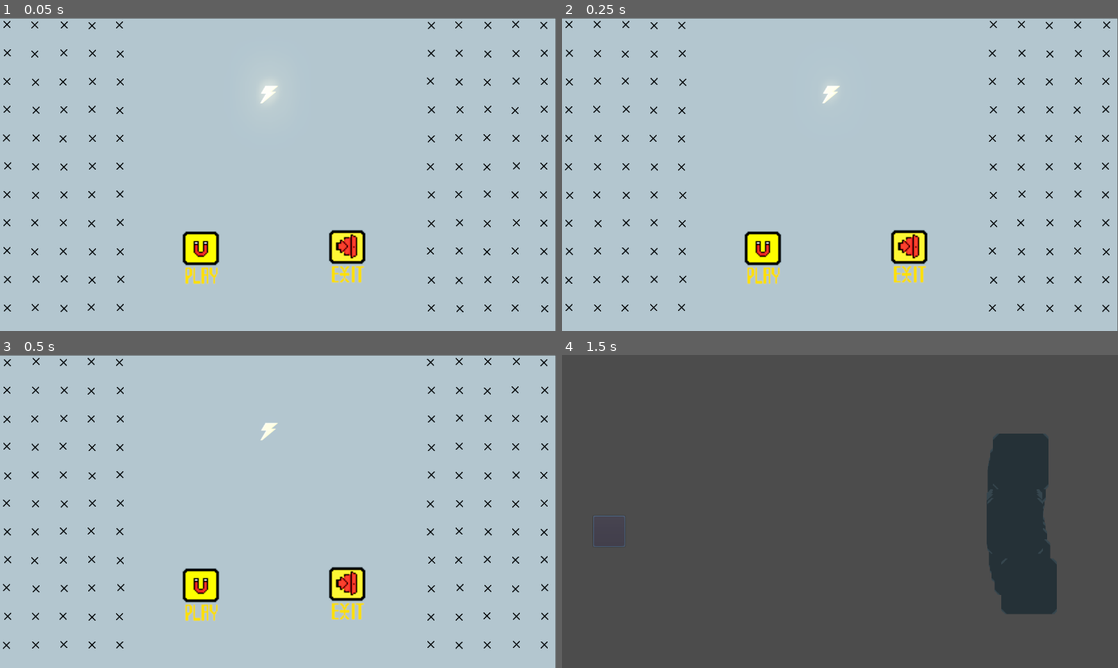
Above: before the commit, frames 1-4 (two rows, left to right).
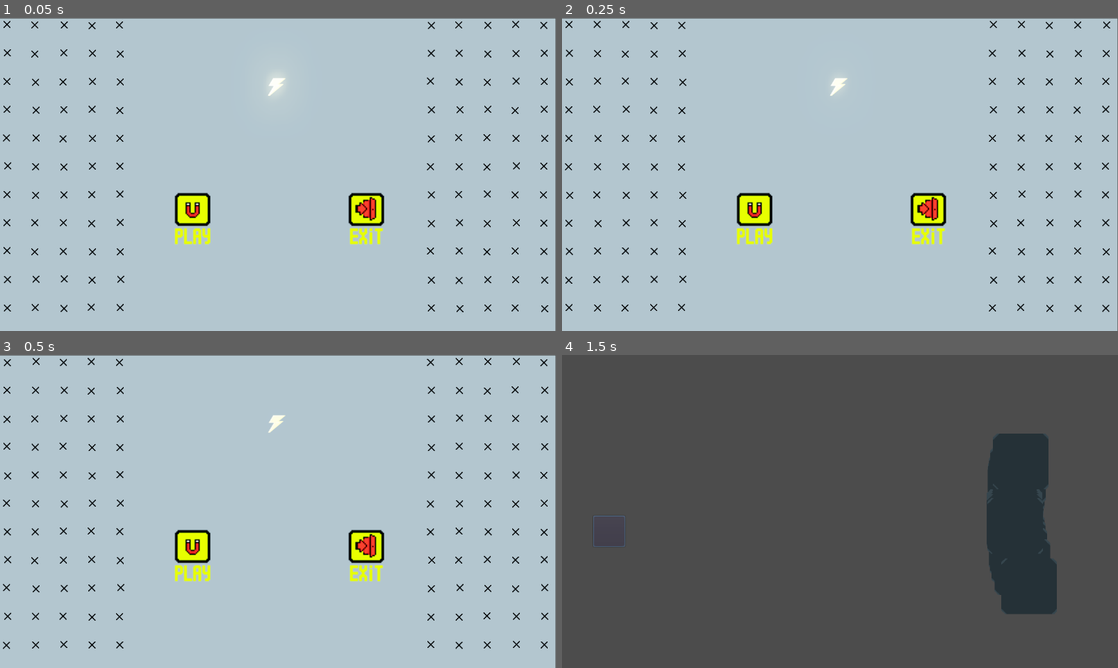
Above: after the commit, the same moments.

Repository: Gamedev-do-Hiroshi/changecharge
Game: Godot game, scene res://scenes/Title_Screen.tscn
The game is run twice, just before and just after one commit, with the same random seed, the same clock (stepped at 60 frames per second) and the same inputs. This scene is started directly instead of the project's main scene.
Inputs (mouse positions are in pixels of both pictures, inside the frame that each line leads up to; where the layout moved, square brackets give the same spot in the first picture):
- Up to frame 1 (0.05 s): no input
- Up to frame 2 (0.25 s): no input
- Up to frame 3 (0.5 s): no input
- Up to frame 4 (1.5 s): click (756, 555) [806, 608] at 0.5 s; click (606, 530) at 1.25 s

The runs differ from the first frame. In frame 1, 3.5% of the frame differs, in the area x 31-70%, y 19-86%; in frame 2, 3.5%; in frame 3, 3.5%; in frame 4, nothing differs.

Commit message:
Botões ajustados (não tanto)

Diff:
--- a/Game/project.godot
+++ b/Game/project.godot
@@ -23,6 +23,7 @@
 
 window/size/width=1280
 window/size/height=720
+window/size/resizable=false
 
 [rendering]
 
--- a/Game/scenes/Title_Screen.tscn
+++ b/Game/scenes/Title_Screen.tscn
@@ -2,8 +2,8 @@
 
 [ext_resource path="res://scenes/Back_ground.tscn" type="PackedScene" id=1]
 [ext_resource path="res://Sprites/font/Cyberoise.ttf" type="DynamicFontData" id=2]
-[ext_resource path="res://Sprites/Main Menu/Play Button.png" type="Texture" id=3]
-[ext_resource path="res://Sprites/Main Menu/Exit Button (2).png" type="Texture" id=4]
+[ext_resource path="res://Sprites/Main Menu/exit_button.png" type="Texture" id=3]
+[ext_resource path="res://Sprites/Main Menu/play_button.png" type="Texture" id=4]
 [ext_resource path="res://Sprites/Main Menu/lightning.png" type="Texture" id=5]
 [ext_resource path="res://scripts/Title_Screen.gd" type="Script" id=6]
 
@@ -43,11 +43,12 @@
 [node name="Back_ground" parent="." instance=ExtResource( 1 )]
 
 [node name="TextureButton" type="TextureButton" parent="."]
-margin_left = 286.182
-margin_top = 365.774
-margin_right = 844.182
-margin_bottom = 806.774
-texture_normal = ExtResource( 3 )
+margin_left = 400.0
+margin_top = 400.0
+margin_right = 487.0
+margin_bottom = 526.0
+rect_pivot_offset = Vector2( 43.5, 63 )
+texture_normal = ExtResource( 4 )
 expand = true
 stretch_mode = 6
 __meta__ = {
@@ -55,11 +56,12 @@
 }
 
 [node name="TextureButton2" type="TextureButton" parent="."]
-margin_left = 623.359
-margin_top = 363.137
-margin_right = 1181.36
-margin_bottom = 804.137
-texture_normal = ExtResource( 4 )
+margin_left = 800.0
+margin_top = 400.0
+margin_right = 887.0
+margin_bottom = 526.0
+rect_pivot_offset = Vector2( 43.5, 63 )
+texture_normal = ExtResource( 3 )
 expand = true
 stretch_mode = 6
 __meta__ = {
@@ -68,7 +70,7 @@
 
 [node name="Sprite" type="Sprite" parent="."]
 material = SubResource( 1 )
-position = Vector2( 616, 176 )
+position = Vector2( 633.618, 158.382 )
 scale = Vector2( 1.57812, 1.31534 )
 texture = ExtResource( 5 )
 offset = Vector2( 1.65045, 0.170807 )
@@ -81,10 +83,10 @@
 
 [node name="RichTextLabel" type="RichTextLabel" parent="."]
 modulate = Color( 0.960784, 0.0235294, 0.0235294, 1 )
-margin_left = 493.0
-margin_top = 64.0
-margin_right = 760.0
-margin_bottom = 184.0
+margin_left = 510.618
+margin_top = 46.382
+margin_right = 777.618
+margin_bottom = 166.382
 custom_fonts/normal_font = SubResource( 4 )
 bbcode_enabled = true
 bbcode_text = "[shake  RATE = 10level = 5 ]CHANGE"
@@ -95,10 +97,10 @@
 
 [node name="RichTextLabel2" type="RichTextLabel" parent="."]
 modulate = Color( 0.0392157, 0.105882, 0.992157, 1 )
-margin_left = 496.0
-margin_top = 112.0
-margin_right = 763.0
-margin_bottom = 320.0
+margin_left = 513.618
+margin_top = 94.382
+margin_right = 780.618
+margin_bottom = 302.382
 custom_fonts/normal_font = SubResource( 4 )
 bbcode_enabled = true
 bbcode_text = "[shake  RATE = 10 level = 5 ] CHARGE"
Binary file removed: Game/Sprites/Main Menu/Exit Button (2).png
Binary file removed: Game/Sprites/Main Menu/Play Button.png
Binary file added: Game/Sprites/Main Menu/exit_button.png
Not shown, changed: Game/Sprites/Main Menu/exit_button.png.import
Binary file added: Game/Sprites/Main Menu/play_button.png
Not shown, changed: Game/Sprites/Main Menu/play_button.png.import
